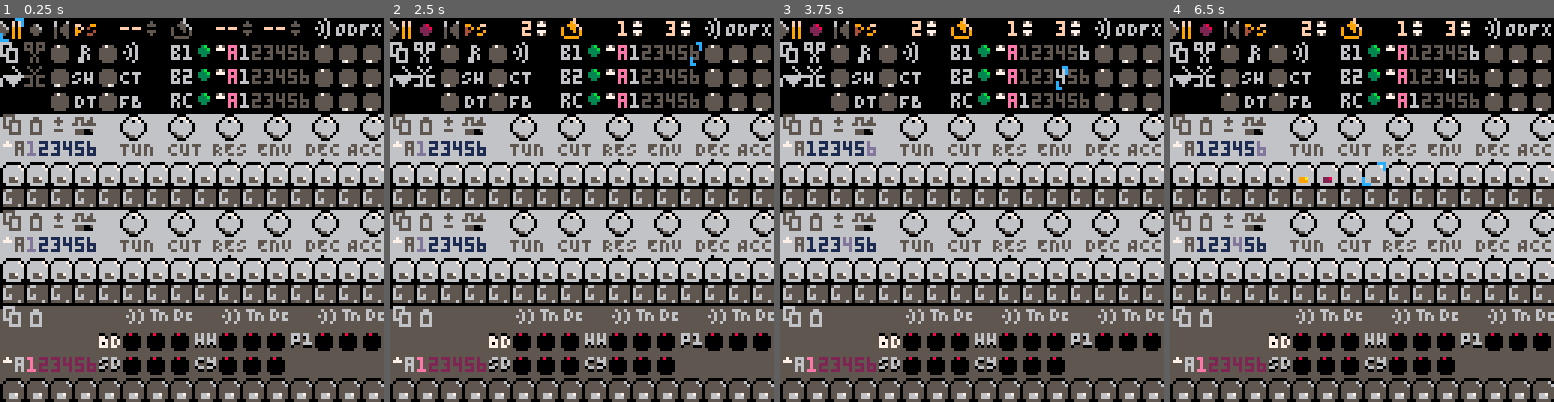
Above: before the commit, frames 1-4 (left to right).
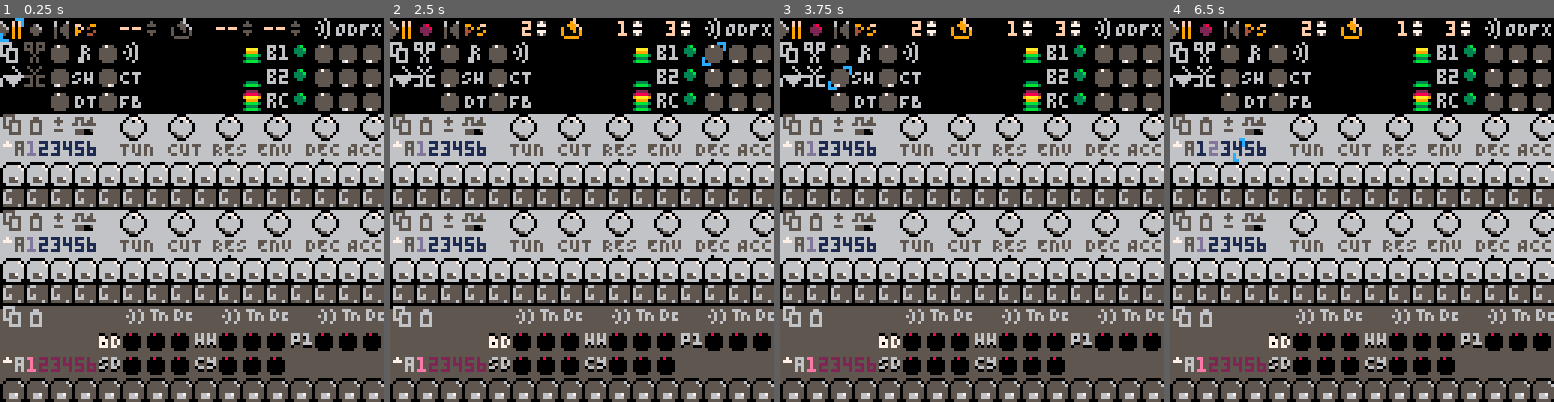
Above: after the commit, the same moments.

Repository: luchak/rp8
Game: PICO-8 cartridge pb-0x.p8
Two runs of this game, one before a commit and one after it. Both use one fixed random seed, a clock stepped at 60 frames per second and the inputs below.
Inputs:
- Up to frame 1 (0.25 s): no input
- Up to frame 2 (2.5 s): tap X (X key) at 0.33, 1.07, 1.85 s; tap O (Z key) at 0.7, 1.7, 2.1 s; hold Right 1.6-2.1 s; hold Up 2.15-2.42 s; hold Right from 2.47 s (still down)
- Up to frame 3 (3.75 s): tap O (Z key) every 0.4 s from 2.5 to 3.7 s; tap X (X key) at 2.97 s; release Right at 3.03 s; hold Left 3.08-3.58 s; hold Down from 3.63 s (still down)
- Up to frame 4 (6.5 s): release Down at 3.97 s; hold Right 4.02-4.68 s; tap X (X key) at 4.08, 5.2, 6.32 s; tap O (Z key) every 0.4 s from 4.1 to 6.1 s; hold Up 4.73-5.03 s; hold Left 5.08-5.68 s; hold Down 5.73-6.03 s; hold Right from 6.08 s (still down)

The runs differ from the first frame. In frame 1, 2.6% of the frame differs, in the area x 44-81%, y 7-25%; in frame 2, 2.7%; in frame 3, 2.9%; in frame 4, 3.0%, in the area x 7-81%, y 7-61%.

Commit message:
Switch to new header layout

Diff:
--- a/pb-0x.p8
+++ b/pb-0x.p8
@@ -1501,19 +1501,10 @@
   local base_idx=syn_base_idx[pt]
   ypc+=yp
   ui:add_widget(
-   toggle_new(64,ypc,22,38,state_make_get_set_param_bool(base_idx+3))
+   toggle_new(96,ypc,22,38,state_make_get_set_param_bool(base_idx+3))
   )
   for idx,xpc in pairs(parse[[{0=104,1=112,2=120}]]) do
    hdial(xpc,ypc,base_idx+idx)
-  end
-
-  ui:add_widget(
-   spin_btn_new(72,ypc,split'208,209,210,211',state_make_get_set(pt..'_bank'))
-  )
-  for i=1,6 do
-   ui:add_widget(
-    pat_btn_new(76+i*4,ypc,pt,6,i,5,6,15,0)
-   )
   end
  end
  ui:add_widget(
@@ -1559,7 +1550,7 @@
  )
 
  -- last 0 should be yp
- map(unpack_split'32,0,0,0,16,4')
+ map(unpack_split'0,0,0,0,16,4')
 end
 
 __gfx__
@@ -1823,9 +1814,9 @@
 
 __map__
 07e905ac0000c0c10000c000c0ec292a07e905ac0000c0c10000c000c0ec292a07e705ac00eec5c300eec5eec5ec292a0000000000000000000000000000000000000000000000000000000000000000000000000000000000000000000000000000000000000000000000000000000000000000000000000000000000000000
-c6cb852885270000000026b717858585c6cb842884270000000026b717848484f2c784288427001726d00000008484840000000000000000000000000000000000000000000000000000000000000000000000000000000000000000000000000000000000000000000000000000000000000000000000000000000000000000
-c7c885f885f90000000026b418858585c7c884f884f90000000026b418848484f7c984f884f9001826d00000008484840000000000000000000000000000000000000000000000000000000000000000000000000000000000000000000000000000000000000000000000000000000000000000000000000000000000000000
-cac985fa85fb0000000026b919858585cac984fa84fb0000000026b919848484000084fa84fb001926d00000008484840000000000000000000000000000000000000000000000000000000000000000000000000000000000000000000000000000000000000000000000000000000000000000000000000000000000000000
+f2c78528852700000000b71726858585c6cb842884270000000026b717848484f2c784288427001726d00000008484840000000000000000000000000000000000000000000000000000000000000000000000000000000000000000000000000000000000000000000000000000000000000000000000000000000000000000
+f7c985f885f900000000b41826858585c7c884f884f90000000026b418848484f7c984f884f9001826d00000008484840000000000000000000000000000000000000000000000000000000000000000000000000000000000000000000000000000000000000000000000000000000000000000000000000000000000000000
+000085fa85fb00000000b91926858585cac984fa84fb0000000026b919848484000084fa84fb001926d00000008484840000000000000000000000000000000000000000000000000000000000000000000000000000000000000000000000000000000000000000000000000000000000000000000000000000000000000000
 1c1b1a021d341e341e341e341e341e340c0ddfdf1d341e341e341e341e341e34000000000000000000000000000000000000000000000000000000000000000000000000000000000000000000000000000000000000000000000000000000000000000000000000000000000000000000000000000000000000000000000000
 a2dfdf1d1dd4d5d6d7d8d9dadbdcddde1c1b1a021dd4d5d6d7d8d9dadbdcddde000000000000000000000000000000000000000000000000000000000000000000000000000000000000000000000000000000000000000000000000000000000000000000000000000000000000000000000000000000000000000000000000
 1010101010101010101010101010101010101010101010101010101010101010000000000000000000000000000000000000000000000000000000000000000000000000000000000000000000000000000000000000000000000000000000000000000000000000000000000000000000000000000000000000000000000000
